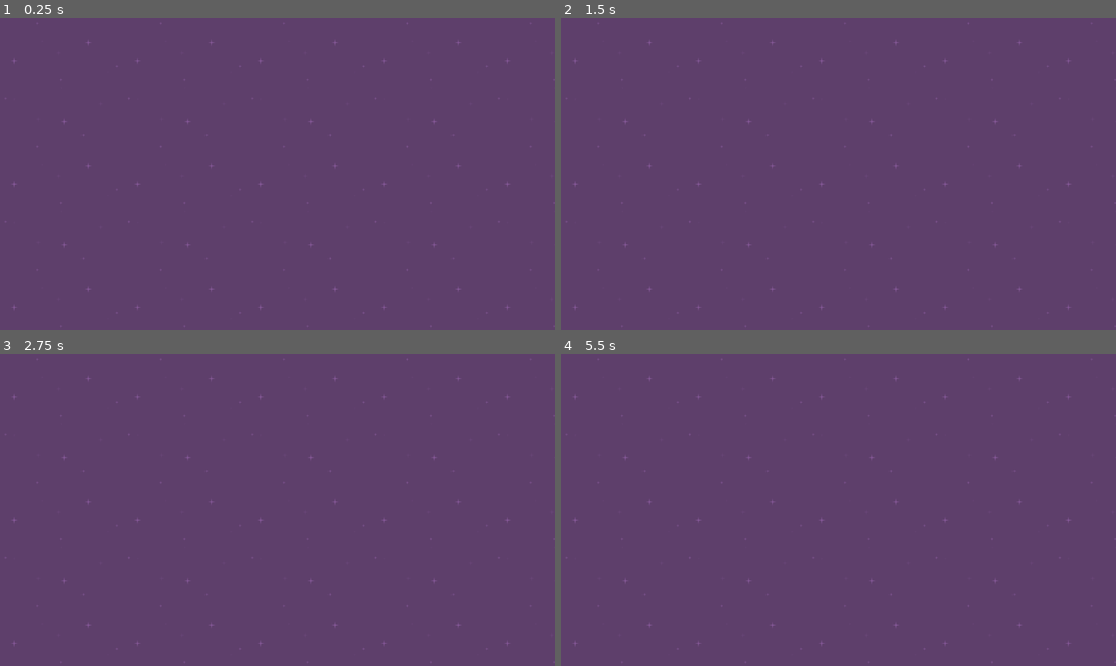
Above: before the commit, frames 1-4 (two rows, left to right).
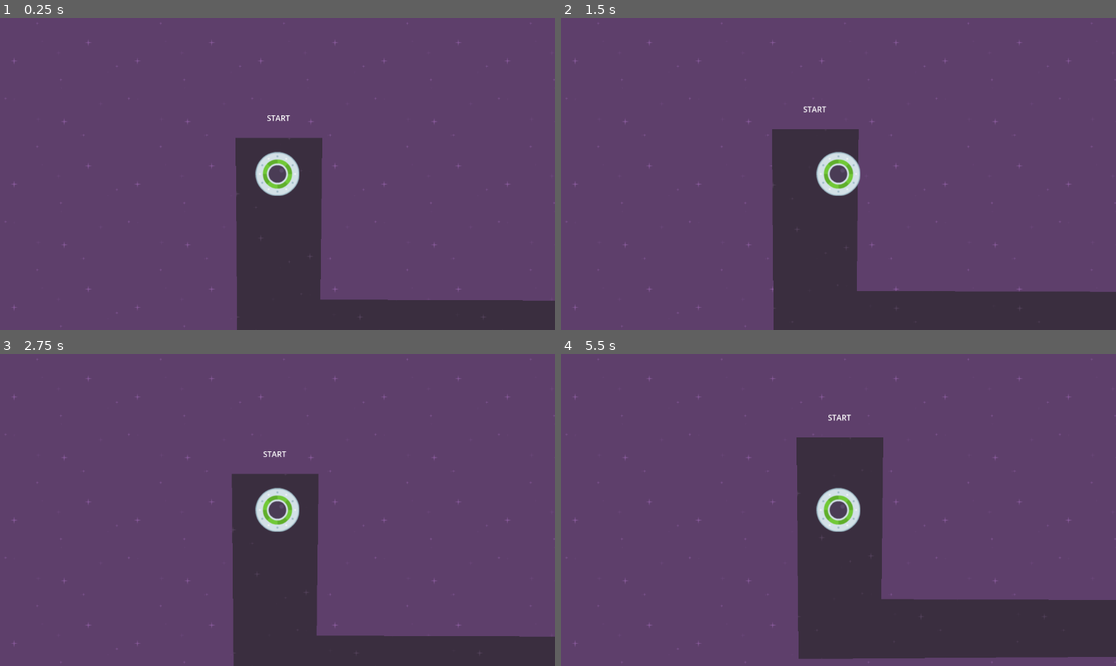
Above: after the commit, the same moments.

Repository: omerkara41/Godot_SpeedySaucer
Game: Godot game, scene res://level_1.tscn
The game is run twice, just before and just after one commit, with the same random seed, the same clock (stepped at 60 frames per second) and the same inputs.
Inputs:
- Up to frame 1 (0.25 s): no input
- Up to frame 2 (1.5 s): tap Enter at 0.5 s; hold Right (MOVE_RIGHT, bound only after the commit) 0.53-1.28 s; hold Down (MOVE_DOWN, bound only after the commit) from 1.28 s (still down)
- Up to frame 3 (2.75 s): release Down (MOVE_DOWN, bound only after the commit) at 2.03 s; hold Right (MOVE_RIGHT, bound only after the commit) from 2.03 s (still down)
- Up to frame 4 (5.5 s): release Right (MOVE_RIGHT, bound only after the commit) at 2.78 s; hold Up (MOVE_UP, bound only after the commit) 2.78-3.53 s; hold Left (MOVE_LEFT, bound only after the commit) 3.53-5.03 s; hold Down (MOVE_DOWN, bound only after the commit) from 5.03 s (still down)

The runs differ from the first frame. In frame 1, 13% of the frame differs, in the area x 42-100%, y 31-100%; in frame 2, 16%; in frame 3, 13%; in frame 4, 19%, in the area x 42-100%, y 19-98%.

Commit message:
SpeedySaucer has been completed.

Diff:
--- /dev/null
+++ b/Player.gd
@@ -0,0 +1,31 @@
+extends RigidBody2D
+
+var force = 1000
+
+# Called when the node enters the scene tree for the first time.
+func _ready():
+	pass # Replace with function body.
+
+
+# Called every frame. 'delta' is the elapsed time since the previous frame.
+
+# Project settings Windows altında Vsync diye bir seçenek var. Bu enable olursa bütün bilgisayarlar
+# oyunu aynı frame'de çalıştırmaya çalışacak. _process fonksiyonu burdaki kurala bakarak çalışır.
+func _process(delta):
+	pass
+
+# _physics_process bir phsic function'i, bunu da gene project setting--> physic
+#  sekmesi altında görebiliriz. Bu update fonksiyonu buradaki ayarlara göre çalışır vSync'e gore degil.
+func _physics_process(delta):
+	if Input.is_action_pressed("MOVE_UP"):
+		apply_force(Vector2(0,-force))
+	if Input.is_action_pressed("MOVE_DOWN"):
+		apply_force(Vector2(0,force))
+	if Input.is_action_pressed("MOVE_LEFT"):
+		apply_force(Vector2(-force,0))
+	if Input.is_action_pressed("MOVE_RIGHT"):
+		apply_force(Vector2(force,0))
+
+# collisionTrigger gibi dusun bunu, player script'ine bagladim.
+func _on_maze_body_exited(body):
+	get_tree().reload_current_scene()
--- /dev/null
+++ b/Player.tscn
@@ -0,0 +1,19 @@
+[gd_scene load_steps=4 format=3 uid="uid://c6au4w2j4rtn0"]
+
+[ext_resource type="Script" path="res://Player.gd" id="1_3b26k"]
+[ext_resource type="Texture2D" uid="uid://c7r8bydsr7s4v" path="res://Resources/speedy_saucer_assets/ufoGreen.png" id="1_j768j"]
+
+[sub_resource type="CircleShape2D" id="CircleShape2D_xres3"]
+radius = 45.0
+
+[node name="Player" type="RigidBody2D"]
+gravity_scale = 0.0
+script = ExtResource("1_3b26k")
+
+[node name="Sprite2D" type="Sprite2D" parent="."]
+texture = ExtResource("1_j768j")
+
+[node name="CollisionShape2D" type="CollisionShape2D" parent="."]
+shape = SubResource("CircleShape2D_xres3")
+
+[node name="Camera2D" type="Camera2D" parent="."]
--- a/level_1.tscn
+++ b/level_1.tscn
@@ -1,11 +1,49 @@
-[gd_scene load_steps=2 format=3 uid="uid://davnrraft3y2o"]
+[gd_scene load_steps=4 format=3 uid="uid://davnrraft3y2o"]
 
 [ext_resource type="Texture2D" uid="uid://b3t8eirdeehph" path="res://Resources/speedy_saucer_assets/purple.png" id="1_w1lgp"]
+[ext_resource type="PackedScene" uid="uid://c6au4w2j4rtn0" path="res://Player.tscn" id="2_ougmh"]
+[ext_resource type="PackedScene" uid="uid://c5qdekkcnjfpu" path="res://maze.tscn" id="3_miyu7"]
 
 [node name="Level1" type="Node2D"]
 
-[node name="BackGround" type="TextureRect" parent="."]
-offset_right = 1152.0
-offset_bottom = 648.0
+[node name="IU" type="Node" parent="."]
+
+[node name="StartText" type="Label" parent="IU"]
+offset_left = 162.0
+offset_top = 35.0
+offset_right = 279.0
+offset_bottom = 80.0
+text = "START
+"
+horizontal_alignment = 1
+vertical_alignment = 1
+
+[node name="FinishText" type="Label" parent="IU"]
+offset_left = 890.0
+offset_top = 32.0
+offset_right = 1007.0
+offset_bottom = 77.0
+text = "FINISH
+"
+horizontal_alignment = 1
+vertical_alignment = 1
+
+[node name="BackGroundIU" type="CanvasLayer" parent="IU"]
+layer = -1
+
+[node name="BackGround" type="TextureRect" parent="IU/BackGroundIU"]
+z_index = -1000
+anchors_preset = 15
+anchor_right = 1.0
+anchor_bottom = 1.0
+grow_horizontal = 2
+grow_vertical = 2
 texture = ExtResource("1_w1lgp")
 stretch_mode = 1
+
+[node name="Player" parent="." instance=ExtResource("2_ougmh")]
+position = Vector2(218, 174)
+
+[node name="Maze" parent="." instance=ExtResource("3_miyu7")]
+
+[connection signal="body_exited" from="Maze" to="Player" method="_on_maze_body_exited"]
--- /dev/null
+++ b/map.tscn
@@ -0,0 +1,7 @@
+[gd_scene format=3 uid="uid://diaxu8ult6vop"]
+
+[node name="Maze" type="Area2D"]
+z_index = -10
+
+[node name="CollisionPolygon2D" type="CollisionPolygon2D" parent="."]
+polygon = PackedVector2Array(131, 99, 135, 559, 1027, 553, 1039, 87, 857, 87, 867, 437, 307, 435, 311, 99)
--- /dev/null
+++ b/maze.tscn
@@ -0,0 +1,14 @@
+[gd_scene load_steps=2 format=3 uid="uid://c5qdekkcnjfpu"]
+
+[ext_resource type="Texture2D" uid="uid://fjn1oqqs2p0i" path="res://Resources/speedy_saucer_assets/darkPurple.png" id="1_bpvq7"]
+
+[node name="Maze" type="Area2D"]
+z_index = -10
+
+[node name="CollisionPolygon2D" type="CollisionPolygon2D" parent="."]
+polygon = PackedVector2Array(131, 99, 135, 559, 1027, 553, 1039, 87, 857, 87, 867, 437, 307, 435, 311, 99)
+
+[node name="Polygon2D" type="Polygon2D" parent="."]
+texture_repeat = 2
+texture = ExtResource("1_bpvq7")
+polygon = PackedVector2Array(131, 99, 135, 559, 1027, 553, 1039, 87, 857, 87, 867, 437, 307, 435, 311, 99)
--- a/project.godot
+++ b/project.godot
@@ -19,6 +19,29 @@
 
 project/assembly_name="SpeedySaucer"
 
+[input]
+
+MOVE_RIGHT={
+"deadzone": 0.5,
+"events": [Object(InputEventKey,"resource_local_to_scene":false,"resource_name":"","device":-1,"window_id":0,"alt_pressed":false,"shift_pressed":false,"ctrl_pressed":false,"meta_pressed":false,"pressed":false,"keycode":0,"physical_keycode":4194321,"key_label":0,"unicode":0,"echo":false,"script":null)
+]
+}
+MOVE_LEFT={
+"deadzone": 0.5,
+"events": [Object(InputEventKey,"resource_local_to_scene":false,"resource_name":"","device":-1,"window_id":0,"alt_pressed":false,"shift_pressed":false,"ctrl_pressed":false,"meta_pressed":false,"pressed":false,"keycode":0,"physical_keycode":4194319,"key_label":0,"unicode":0,"echo":false,"script":null)
+]
+}
+MOVE_UP={
+"deadzone": 0.5,
+"events": [Object(InputEventKey,"resource_local_to_scene":false,"resource_name":"","device":-1,"window_id":0,"alt_pressed":false,"shift_pressed":false,"ctrl_pressed":false,"meta_pressed":false,"pressed":false,"keycode":0,"physical_keycode":4194320,"key_label":0,"unicode":0,"echo":false,"script":null)
+]
+}
+MOVE_DOWN={
+"deadzone": 0.5,
+"events": [Object(InputEventKey,"resource_local_to_scene":false,"resource_name":"","device":-1,"window_id":0,"alt_pressed":false,"shift_pressed":false,"ctrl_pressed":false,"meta_pressed":false,"pressed":false,"keycode":0,"physical_keycode":4194322,"key_label":0,"unicode":0,"echo":false,"script":null)
+]
+}
+
 [rendering]
 
 renderer/rendering_method="mobile"
